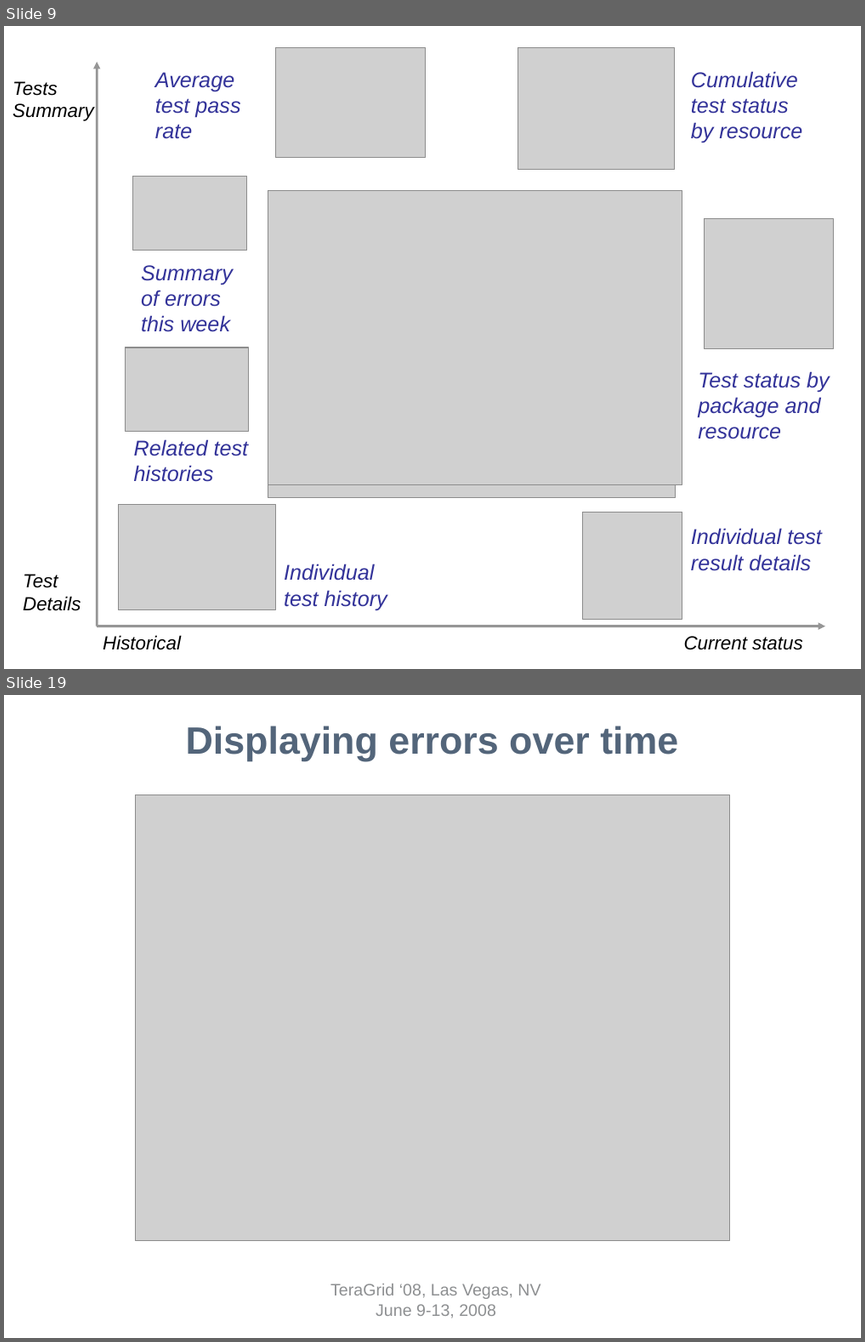
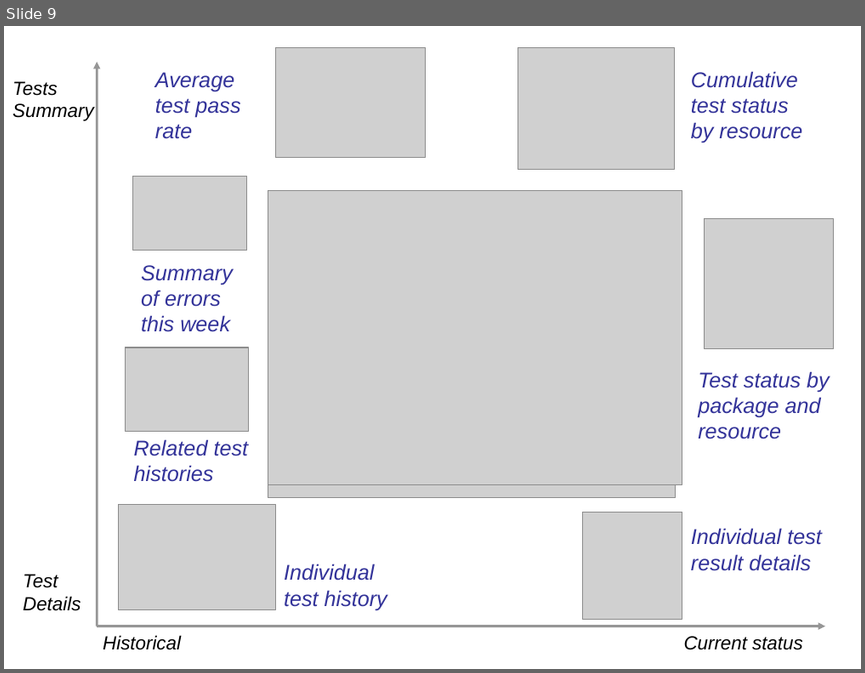
Before and after one commit to IncaProject/inca-xsede, a slide deck: talks/tg08/inca-tg08.ppt. Shown one above the other, each under a label of ours: slides 9 and 19 before the commit, slide 9 after it; the slides between them are not shown. The pictures are 865x1342 and 865x673 pixels, drawn with LibreOffice and Linux fonts; fonts in the diff are those of the drawing; grey boxes stand for pictures; background and template pictures are left out. Boxes give left, top, right and bottom in pixels: in the first picture for what was removed or moved away, otherwise in the second. Text is boxed around its words. In the diff, an @@ line names an element or a change of style, - is before the commit and + after.

```diff
--- a/talks/tg08/inca-tg08.ppt
+++ b/talks/tg08/inca-tg08.ppt
@@ slide 19 removed at box(4, 695, 861, 1338), background #FFFFFF @@
@@ title removed at box(186, 726, 678, 761) @@
-Displaying errors over time
@@ picture removed at box(136, 795, 730, 1240) @@
@@ text removed at box(330, 1283, 540, 1318) @@
-TeraGrid ‘08, Las Vegas, NV
-June 9-13, 2008
```
Also in this commit, not shown: 6 slides changed, 3 slides added, 7 other slides removed.
